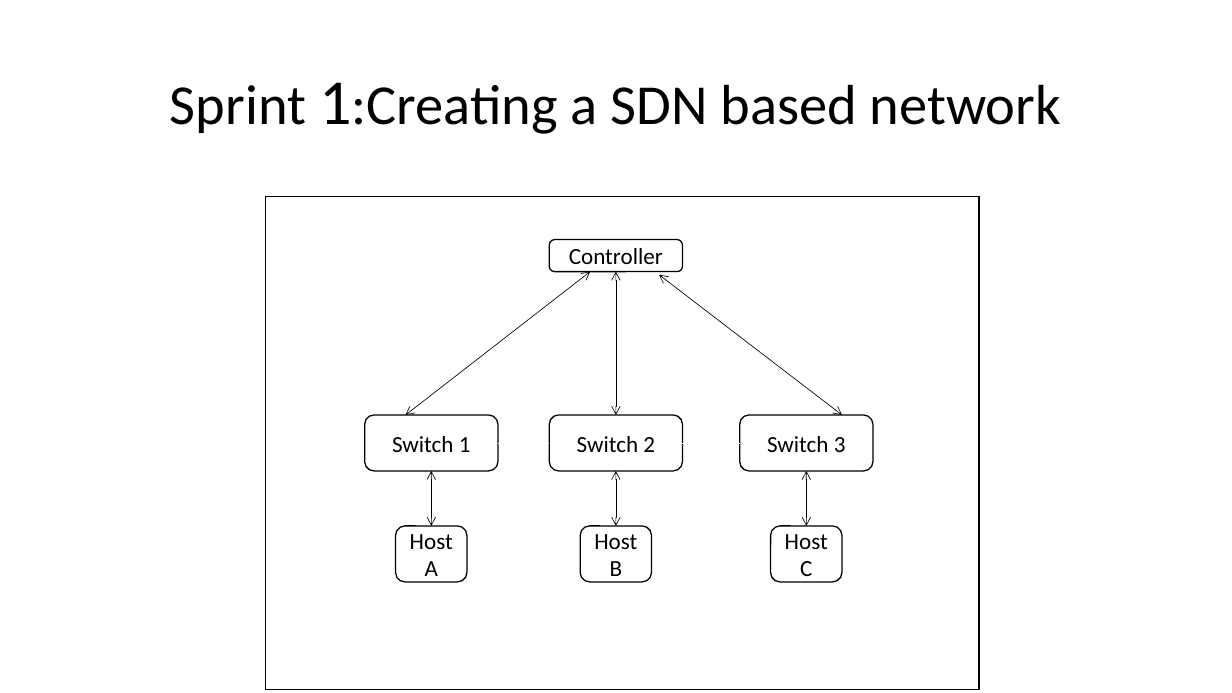
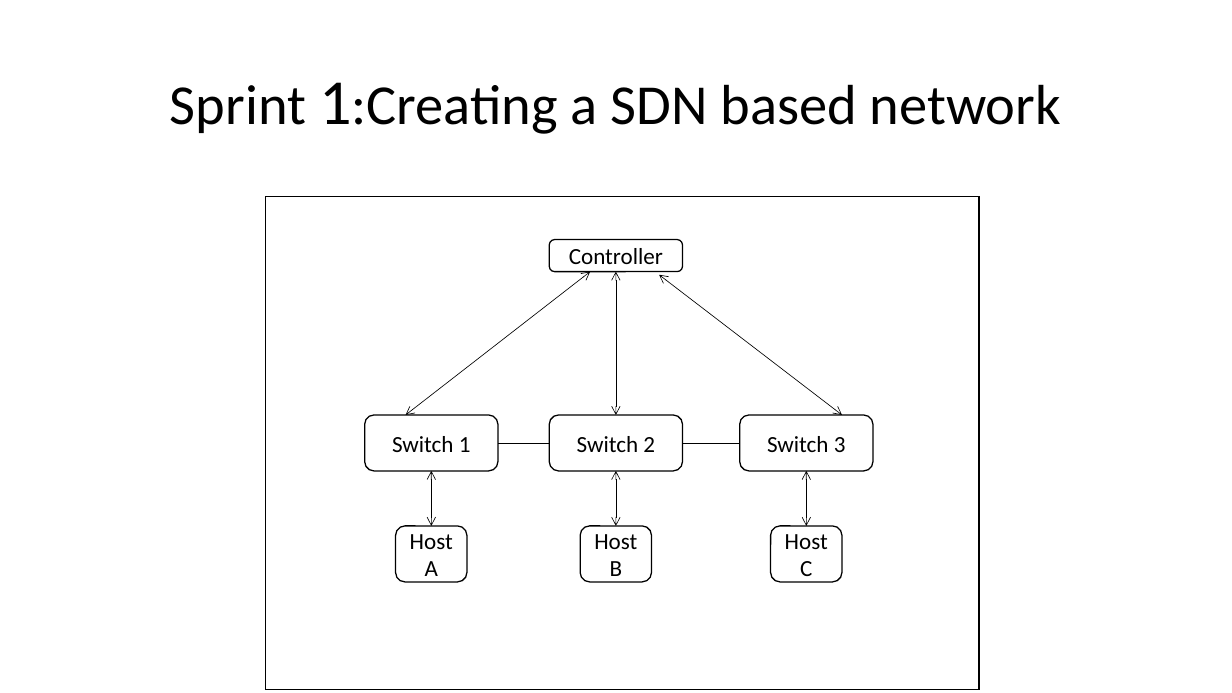
Before and after one commit to BU-NU-CLOUD-SP16/Network-Programmability-as-a-Service, a slide deck: slide 14 of Sprint-1.pptx. Drawn at 1232x693 pixels with LibreOffice and Linux fonts; fonts in the diff are those of the drawing. Boxes give left, top, right and bottom in pixels: in the first picture for what was removed or moved away, otherwise in the second. Text is boxed around its words. In the diff, an @@ line names an element or a change of style, - is before the commit and + after.

Commit message:
minor changes on slide 14

```diff
--- a/Sprint-1.pptx
+++ b/Sprint-1.pptx
@@ line added from (498, 443) to (549, 443), #000000 0.5 pt @@
@@ line added from (683, 443) to (740, 443), #000000 0.5 pt @@
```
